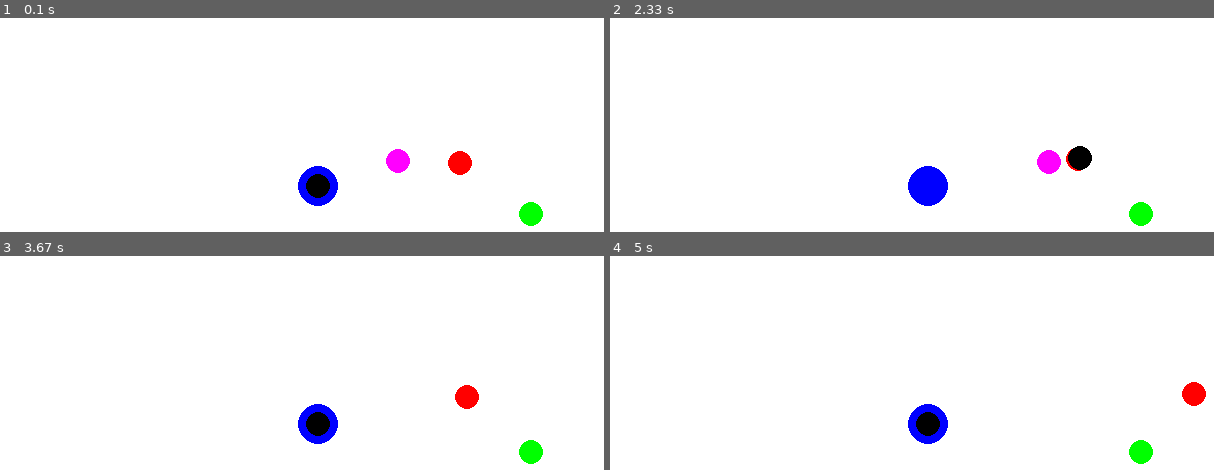
Above: before the commit, frames 1-4 (two rows, left to right).
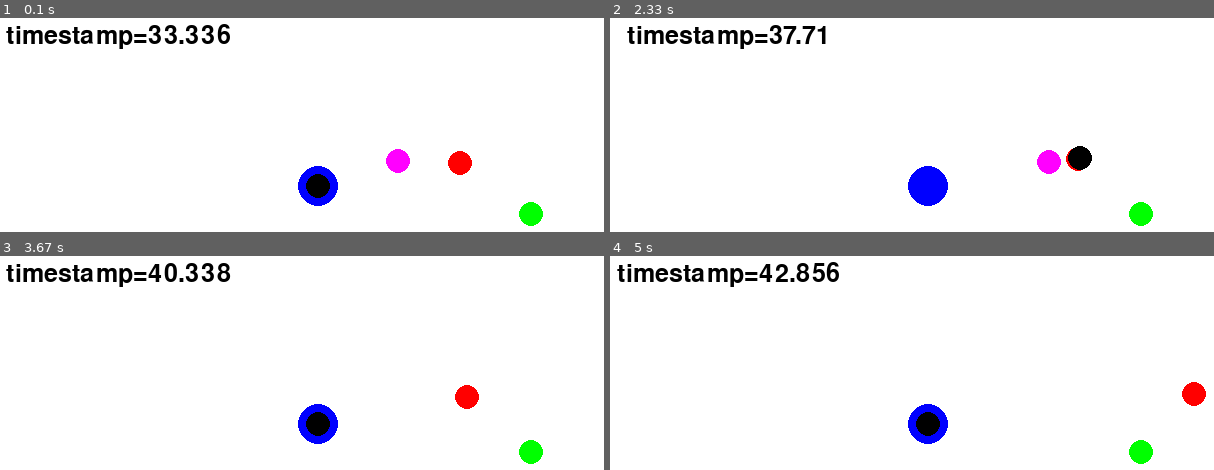
Above: after the commit, the same moments.

Repository: jagger-en/pixel-pirates
Game: pygame game, started from pygame_test.py
The game is run twice, just before and just after one commit, with the same random seed, the same clock (stepped at 60 frames per second) and the same inputs.
Inputs:
- Up to frame 1 (0.1 s): no input
- Up to frame 2 (2.33 s): no input
- Up to frame 3 (3.67 s): no input
- Up to frame 4 (5 s): no input

The runs differ from the first frame. In frame 1, 1.6% of the frame differs, in the area x 0-39%, y 2-15%; in frame 2, 1.4%; in frame 3, 1.6%, in the area x 0-39%, y 3-15%; in frame 4, 1.6%.

Commit message:
Add timestamp to screen

Diff:
--- a/pygame_test.py
+++ b/pygame_test.py
@@ -61,6 +61,16 @@
             pygame.draw.circle(screen, (0, 0, 255), (scale_x(0), scale_y(0)), 20)
             pygame.draw.circle(screen, color, (object_x, object_y), 12)
 
+            ##
+            ## Timestamp text
+            ##
+            timestamp = f"timestamp={point['t']:.5}"
+            font = pygame.font.Font('freesansbold.ttf', 25)
+            text = font.render(timestamp, True, (0, 0, 0), (255, 255, 255))
+            textRect = text.get_rect()
+            textRect.center = (WIDTH / 4, HEIGHT / 4)
+            screen.blit(text, textRect)
+
         pygame.display.flip()
         clock.tick(FPS)
 
